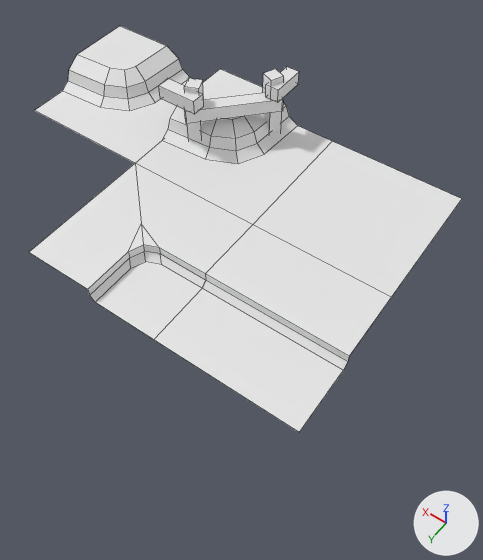
Before and after pictures for a commit that changed the FBX model Assets/Models/Tiles.fbx.
One viewpoint serves both versions: a 50 mm lens placed at (-0.65, 3.44, 3.18), pointed at (0.77, 1.45, 0.07). Every picture has the same lights, and +X, +Y and +Z are marked at lower right. Mesh edges are drawn as thin lines. Where no turn or scale is listed for an object, it has been applied to the vertices.
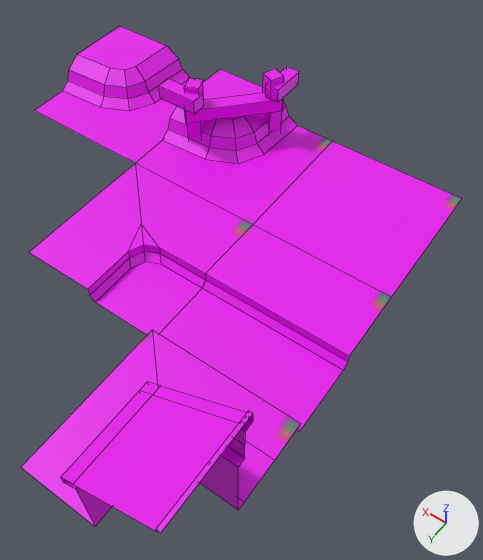
Where the newer file only moved an object's origin or applied its transform, the numbers keep the older frame.

Pixel boxes [x1, y1, x2, y2] of what changed, in the pictures (483 x 560 px):
'Barn', added (pink): after [21, 330, 300, 533]
'Plane.001', surface changed (white to pink): [154, 225, 391, 432] in both
'Plane.002', surface changed (white to pink): [30, 163, 253, 339] in both
'Obstacle barrier corner', surface changed (white to pink): [136, 67, 332, 224] in both
'Plane', surface changed (white to pink): [253, 141, 461, 297] in both
'Obstacle corner', surface changed (white to pink): [34, 26, 190, 163] in both

What the commit changed:
Picture 'Palette.png' (img_palette_png) is new.
In material 'UberShader' (mat_ubershader), base_color is no longer (0.8, 0.8, 0.8), white #e7e7e7.
In material 'UberShader' (mat_ubershader), texture is now set to img_palette_png.
Mesh me_plane_005 is new.
It has 43 vertices, 30 faces and spans x 0.0..1.0, y 0.0..1.0, z 0.0..0.839.
It uses material mat_ubershader (picture img_palette_png).
Object 'Barn' (ob_barn) is new; it shows me_plane_005.
Its location is (0.0, 2.0, 0.0).
